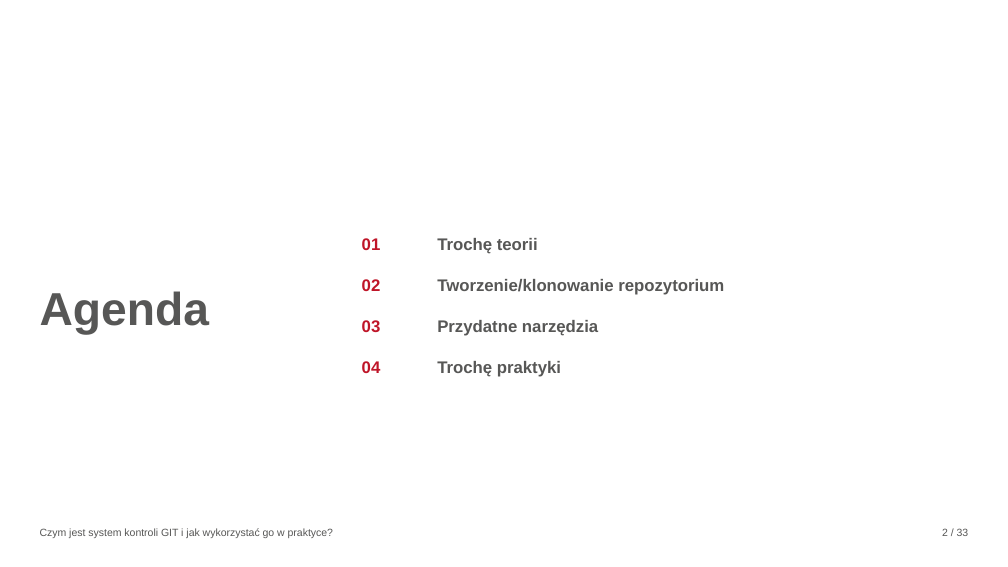
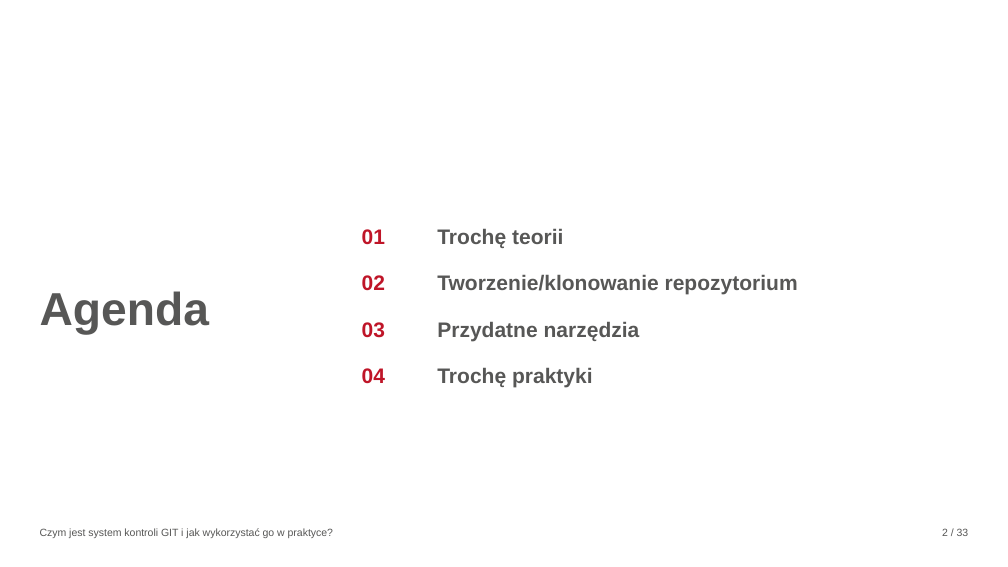
Before and after one commit to KrystynaKan/szkolenie_git, a slide deck: slide 2 of GIT-prezentacja.pptx. Drawn at 1008x567 pixels with LibreOffice and Linux fonts; fonts in the diff are those of the drawing; background and template pictures are left out. Boxes give left, top, right and bottom in pixels: in the first picture for what was removed or moved away, otherwise in the second. Text is boxed around its words. In the diff, an @@ line names an element or a change of style, - is before the commit and + after.

Commit message:
zmiana prezentacji

```diff
--- a/GIT-prezentacja.pptx
+++ b/GIT-prezentacja.pptx
@@ text "01 Trochę teorii" at (x1=362, y1=229, x2=798, y2=388): size 16 to 20 pt @@
```
